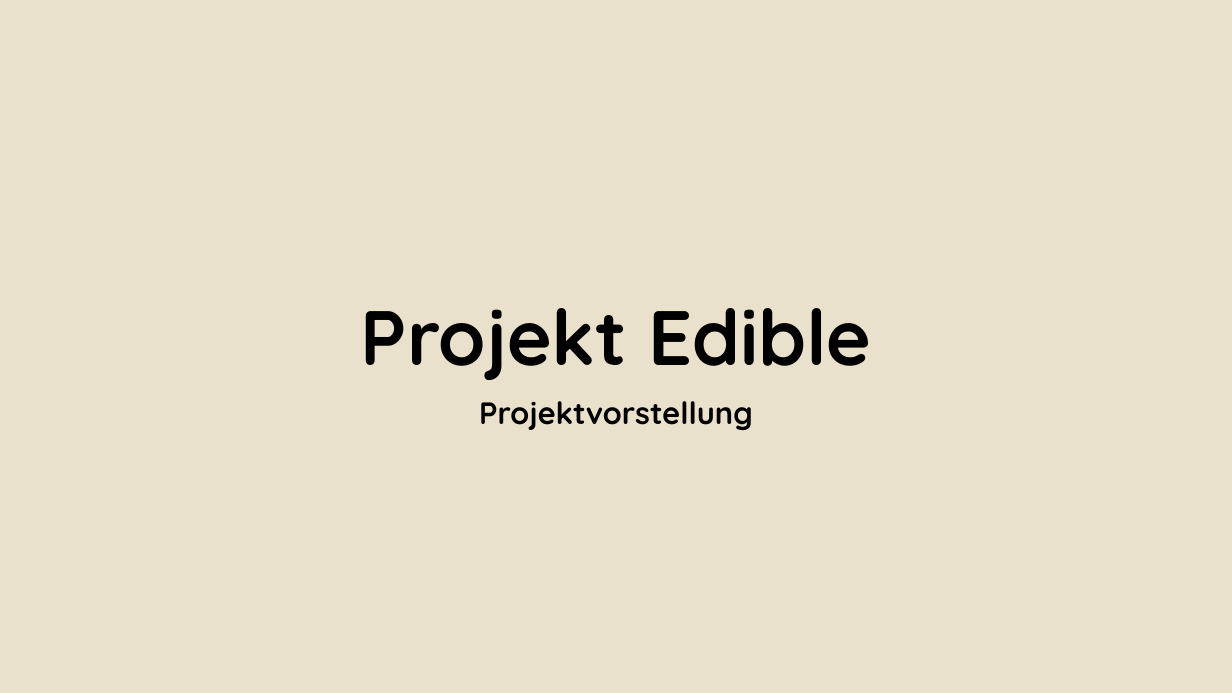
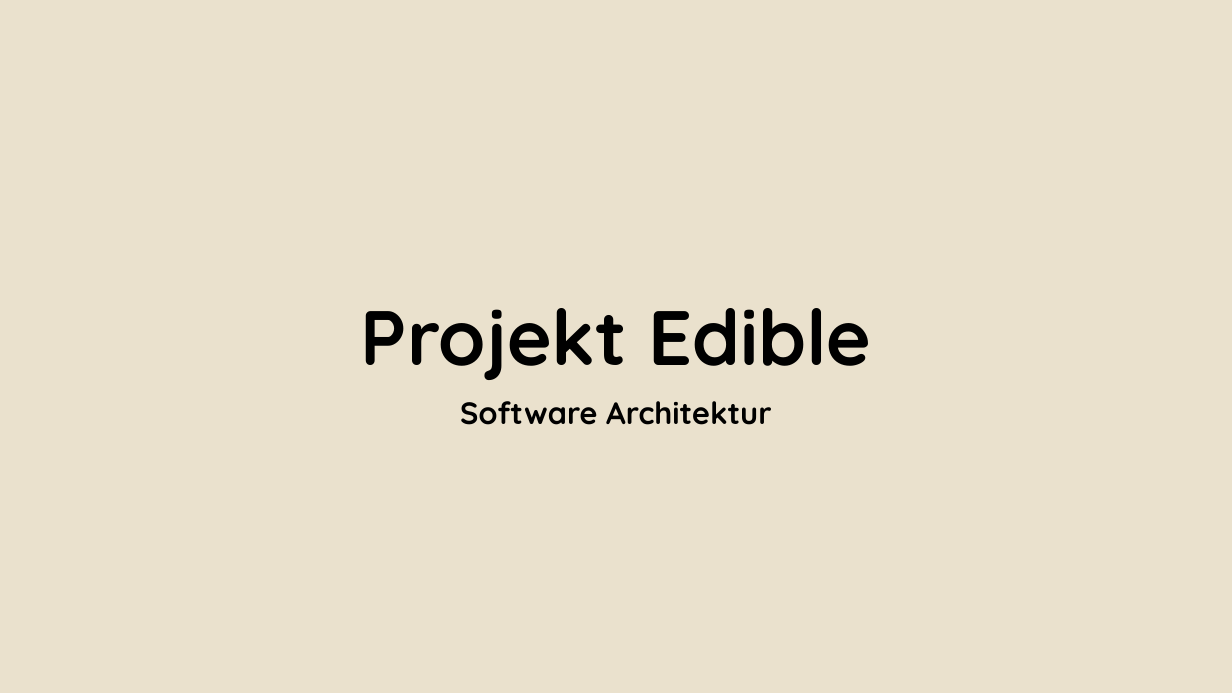
Before and after one commit to Alergeek/Dokumentation, a slide deck: slide 1 of Allergeeks/Corporate Design/Bsp Präsi.pptx. Drawn at 1232x693 pixels with LibreOffice and Linux fonts; fonts in the diff are those of the drawing; background and template pictures are left out. Boxes give left, top, right and bottom in pixels: in the first picture for what was removed or moved away, otherwise in the second. Text is boxed around its words. In the diff, an @@ line names an element or a change of style, - is before the commit and + after.

```diff
--- a/Allergeeks/Corporate Design/Bsp Präsi.pptx
+++ b/Allergeeks/Corporate Design/Bsp Präsi.pptx
@@ subtitle at (460,401,771,425): text changed @@
-Projektvorstellung
+Software Architektur
```
Also in this commit, not shown: 1 other slide changed, 10 slides added, 5 slides removed, 10 other files.
